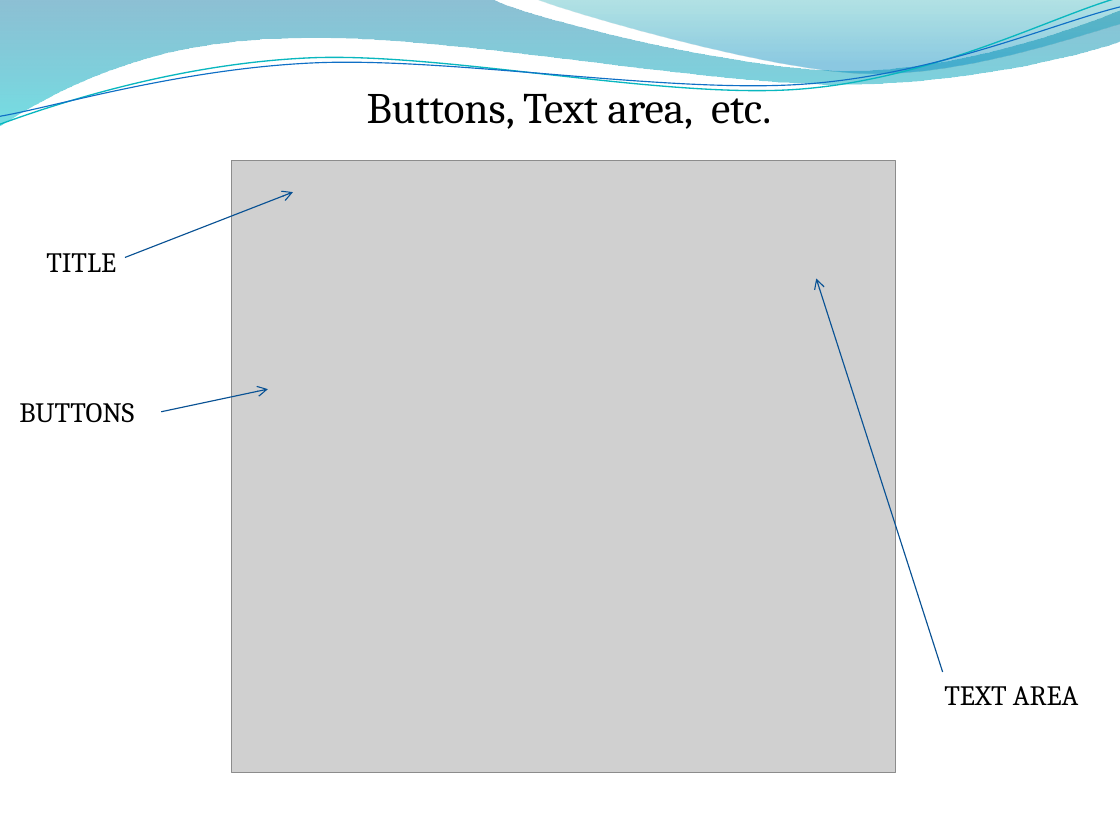
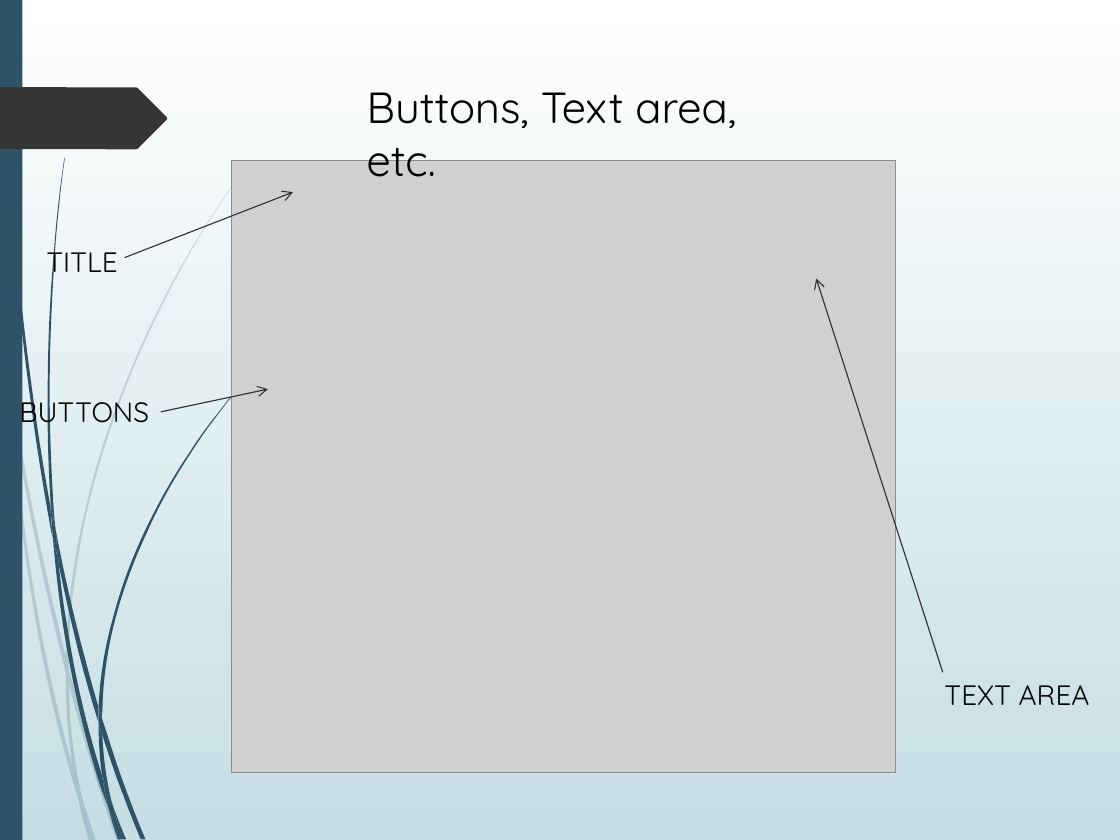
Before and after one commit to aayushi20221/Cloud-Based-Buss-Pass-System, a slide deck: slide 10 of ppt.pptx. Drawn at 1120x840 pixels with LibreOffice and Linux fonts; fonts in the diff are those of the drawing; grey boxes stand for pictures; background and template pictures are left out. Boxes give left, top, right and bottom in pixels: in the first picture for what was removed or moved away, otherwise in the second. Text is boxed around its words. In the diff, an @@ line names an element or a change of style, - is before the commit and + after.

```diff
--- a/ppt.pptx
+++ b/ppt.pptx
@@ background picture (left out) to gradient #FFFFFF to #C5DEE5 @@
@@ freeform shape removed at [0, 0, 1120, 127] @@
@@ freeform shape removed at [0, 0, 1120, 131] @@
@@ freeform shape removed at [0, 7, 1120, 125] @@
@@ rectangle added at [0, 0, 22, 840], fill #2E5369 @@
@@ freeform shape removed at [536, 0, 1120, 77] @@
@@ freeform shape added at [0, 87, 167, 150], fill #353535 @@
@@ arrow (125, 258) - (293, 193): stroke #095295 0.75 pt to #333333 0.75 pt @@
@@ font Cambria to Quicksand in 4 elements at [944, 685, 1090, 705], [19, 393, 149, 430], [367, 92, 736, 177], [46, 243, 118, 280] @@
@@ arrow (943, 672) - (816, 279): stroke #095295 0.75 pt to #333333 0.75 pt @@
@@ arrow (161, 412) - (268, 389): stroke #095295 0.75 pt to #333333 0.75 pt @@
@@ group added at [0, 171, 243, 840]: 10 freeform shapes @@
@@ group added at [2, 0, 242, 840]: 12 freeform shapes @@
```
Also in this commit, not shown: 18 other slides changed.
